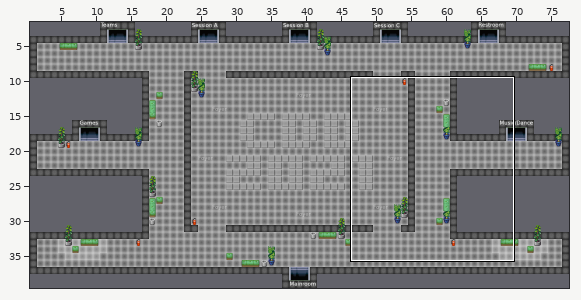
An edit to a level. Tiled map (JSON), maps/foyer.json. Above: a wide view before the commit, with the close-up outlined.
Close-up. The starting point:
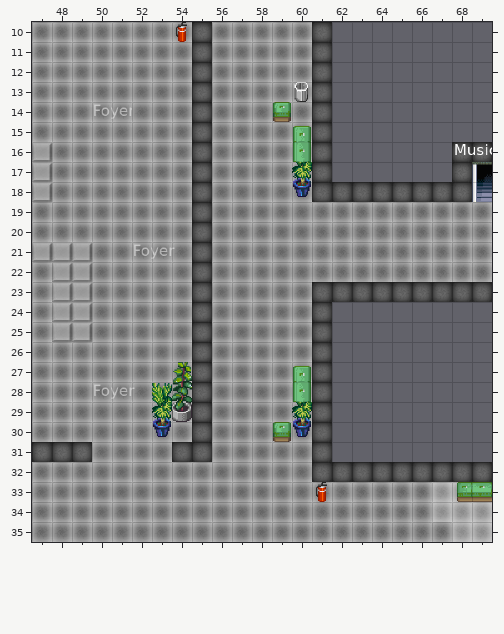
Cells are 32x32 px. Shown: x 47..69, y 10..35. The commit also changed other parts of the map, which this record leaves out.
After:
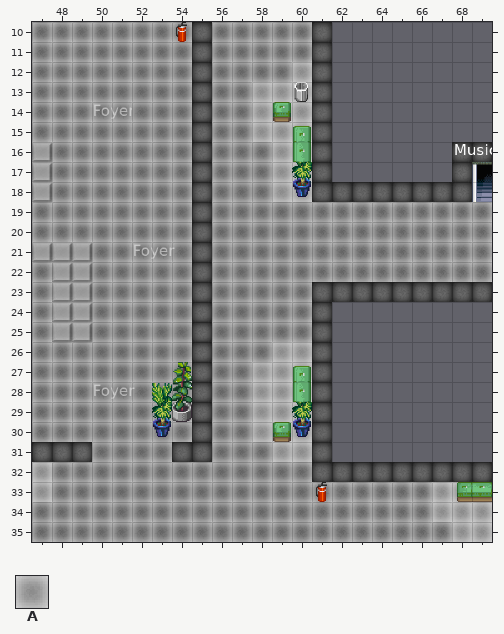
Key: from "floortileset": A 52.
_ is an empty cell.
Tiles of an added or newly shown layer are drawn over the layers below it.
See-through tiles are keyed as they look on the map.
Changes in this commit:
Layer "jitsi_8" (added):
The author put tile A in rows 32 to 33 at x 47.
Layer "jitsi_6" (added):
The author put tile A in row 12 at x 60; in rows 13 to 15 at x 58 to 60; in rows 16 to 18 at x 59 to 60.
Layer "jitsi_4" (added):
The author put tile A in row 26 at x 59 to 60; in rows 27 to 30 at x 58 to 60; in row 31 at x 59 to 60.
Changed places in both close-ups, as pixel boxes (x1, y1, x2, y2):
added: (252, 62, 312, 202)
added: (252, 342, 312, 462)
added: (32, 462, 52, 502)
